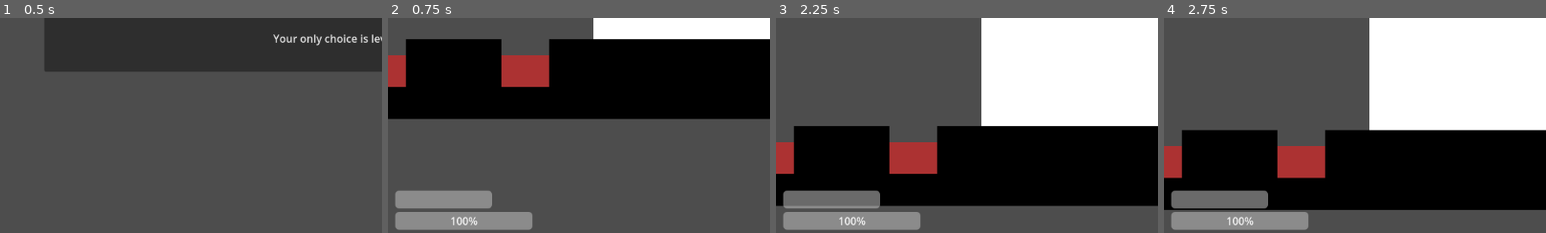
Above: before the commit, frames 1-4 (left to right).
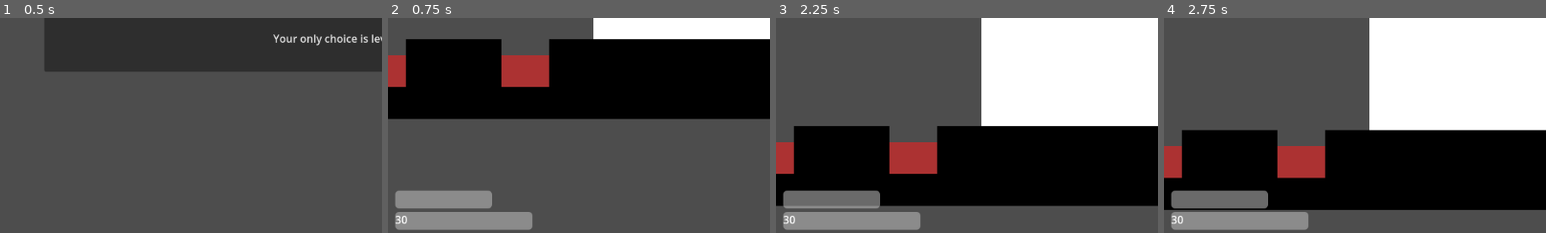
Above: after the commit, the same moments.

Repository: geekazodium/balance-prototype
Game: Godot game, scene res://scenes/level_select.tscn
Same seed, same stepped clock (60 frames per second), same inputs: the game is played once before the commit and once after it. The engine's default icon, where the game draws it, is replaced by a stand-in: a white triangle on a blue panel in a dark square.
Inputs (mouse positions are % of the whole screen's width and height, from its top left):
- Up to frame 1 (0.5 s): no input
- Up to frame 2 (0.75 s): click "Level 1" at 0.5 s
- Up to frame 3 (2.25 s): tap Enter at 1.25 s; move the mouse to (72, 45) at 1.27 s; tap Space at 2 s; move the mouse to (30, 55) at 2.02 s
- Up to frame 4 (2.75 s): no input
The pictures show only the part of the screen within x 6-56%, y 48-98%; the shares and areas given below are measured in that part.

Frame 1 is identical in both runs. In frame 2, 0.2% of the frame differs, in the area x 2-24%, y 92-97%; in frame 3, 0.2%; in frame 4, 0.2%.

Commit message:
feature: health tweaks -fix: health potion still usable when out of potions

Diff:
--- a/scenes/player/platformer_character_body.tscn
+++ b/scenes/player/platformer_character_body.tscn
@@ -54,6 +54,9 @@
 
 [node name="HealthTracker" type="Node" parent="."]
 script = ExtResource("5_21ocv")
+health = 30
+max_health = 30
+last_health_threashold = 1
 death_event = "player_death"
 health_changed_event = "player_health_changed"
 max_health_changed_event = "player_max_health_changed"
--- a/scenes/player/player_nodes.tscn
+++ b/scenes/player/player_nodes.tscn
@@ -15,7 +15,6 @@
 
 [node name="PlayerProjectilePool" parent="LockedTransform" node_paths=PackedStringArray("projectile_source") instance=ExtResource("4_akq3i")]
 projectile_source = NodePath("../../CharacterBody2D")
-player_momentum_percentage = 0.5
 
 [node name="GameUILayer" parent="LockedTransform" instance=ExtResource("1_frhop")]
 
@@ -39,7 +38,7 @@
 
 [node name="HealthPotions" type="Node" parent="CharacterBody2D" node_paths=PackedStringArray("entity", "heal_use_timer")]
 script = ExtResource("5_nhxao")
-health_regain_amount = 10.0
+health_regain_amount = 30.0
 entity = NodePath("..")
 heal_use_timer = NodePath("HealUseTimer")
 use_health_potion_input = "use_heal"
--- a/scenes/player/player_projectile_pool.tscn
+++ b/scenes/player/player_projectile_pool.tscn
@@ -13,7 +13,7 @@
 projectile = NodePath("Projectile")
 fully_charged_multiplier = 1.5
 projectile_offset = Vector2(0, -10)
-player_momentum_percentage = 0.3
+player_momentum_percentage = 0.5
 max_hold_timer = 0.8
 
 [node name="Projectile" type="ShapeCast2D" parent="." node_paths=PackedStringArray("sprite")]
@@ -25,6 +25,8 @@
 sprite = NodePath("Sprite2D")
 launch_speed = 300.0
 gravity = 700.0
+damage = 0.0
+damage_per_speed = 0.01
 metadata/_custom_type_script = "uid://dmr8rgopkln6l"
 
 [node name="Sprite2D" type="Sprite2D" parent="Projectile"]
--- a/scenes/ui/ui_layer.tscn
+++ b/scenes/ui/ui_layer.tscn
@@ -15,12 +15,14 @@
 show_percentage = false
 script = ExtResource("1_3eqaf")
 
-[node name="HealthProgressBar" type="ProgressBar" parent="."]
+[node name="HealthProgressBar" type="ProgressBar" parent="." node_paths=PackedStringArray("number_label")]
 offset_left = 80.0
 offset_top = 606.0
 offset_right = 287.0
 offset_bottom = 633.0
+show_percentage = false
 script = ExtResource("2_0d208")
+number_label = NodePath("HealthNumberLabel")
 
 [node name="HealthLabel" type="Label" parent="HealthProgressBar"]
 layout_mode = 0
@@ -28,6 +30,11 @@
 offset_right = -11.0
 offset_bottom = 23.0
 text = "Health:"
+
+[node name="HealthNumberLabel" type="Label" parent="HealthProgressBar"]
+layout_mode = 0
+offset_right = 40.0
+offset_bottom = 23.0
 
 [node name="DeathMenu" type="VBoxContainer" parent="."]
 process_mode = 2
--- a/scripts/event_bus.gd
+++ b/scripts/event_bus.gd
@@ -10,10 +10,10 @@
 signal player_projectile_launch();
 
 @warning_ignore("unused_signal")
-signal player_health_changed(current: float);
+signal player_health_changed(current: int);
 
 @warning_ignore("unused_signal")
-signal player_max_health_changed(current: float);
+signal player_max_health_changed(current: int);
 
 @warning_ignore("unused_signal")
 signal player_death();
--- a/scripts/health/health_potions.gd
+++ b/scripts/health/health_potions.gd
@@ -14,7 +14,8 @@
 
 func _physics_process(delta: float) -> void:
 	if Input.is_action_just_pressed(self.use_health_potion_input):
-		self.heal_use_timer.start();
+		if self.current_potions > 0:
+			self.heal_use_timer.start();
 
 	if Input.is_action_just_released(self.use_health_potion_input):
 		self.heal_use_timer.stop();
--- a/scripts/health/health_tracker.gd
+++ b/scripts/health/health_tracker.gd
@@ -1,9 +1,10 @@
 extends Node
 class_name HealthTracker
 
-@export var health: float = 10;
-@export var max_health: float = 10;
-@export var increase_per_second: float = 0;
+@export var health: int = 10;
+@export var max_health: int = 10;
+
+@export var last_health_threashold: int = 3;
 var dead: bool = false;
 
 @export_category("event bus signals")
@@ -11,20 +12,20 @@
 @export var health_changed_event: String = "";
 @export var max_health_changed_event: String = "";
 
-signal health_changed(current:float);
-signal max_health_changed(current: float);
+signal health_changed(current:int);
+signal max_health_changed(current: int);
 signal death();
 
 func _ready() -> void:
 	self.on_max_health_change();
 	self.on_health_change();
 
-func _physics_process(delta: float) -> void:
-	self.change_health(self.increase_per_second * delta);
-
 ## use this function to change the health of the entity.
-func change_health(amount: float):
-	self.health += amount;
+func change_health(amount: int):
+	if self.health > self.last_health_threashold && (self.health + amount) <= 0:
+		self.health = 1.;
+	else:
+		self.health += amount;
 	if self.health > self.max_health:
 		self.health = self.max_health;
 
@@ -54,7 +55,7 @@
 	if self.max_health_changed_event != "":
 		EventBus.emit_signal(self.max_health_changed_event, self.max_health);
 
-func add_max_health(amount: float):
+func add_max_health(amount: int):
 	self.health += amount;
 	self.max_health += amount;
 	self.on_max_health_change();
--- a/scripts/ui/player_health_progress_bar.gd
+++ b/scripts/ui/player_health_progress_bar.gd
@@ -1,11 +1,14 @@
 extends ProgressBar
+
+@export var number_label: Label;
 
 func _ready() -> void:
 	EventBus.player_health_changed.connect(self.on_health_changed);
 	EventBus.player_max_health_changed.connect(self.on_max_health_changed);
 
-func on_health_changed(current: float):
+func on_health_changed(current: int):
 	self.value = current;
+	self.number_label.text = String.num_int64(current);
 
-func on_max_health_changed(current: float):
+func on_max_health_changed(current: int):
 	self.max_value = current;
